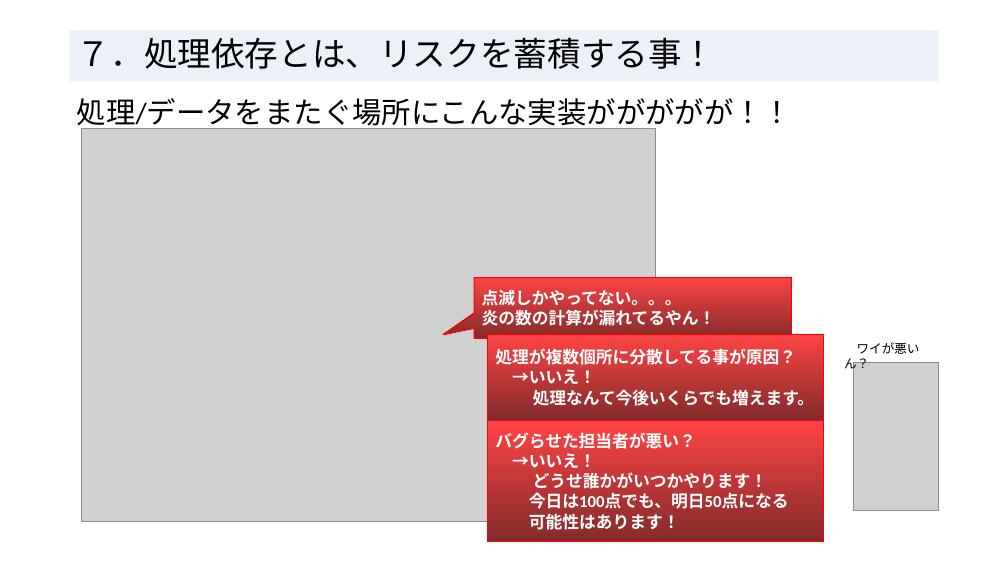
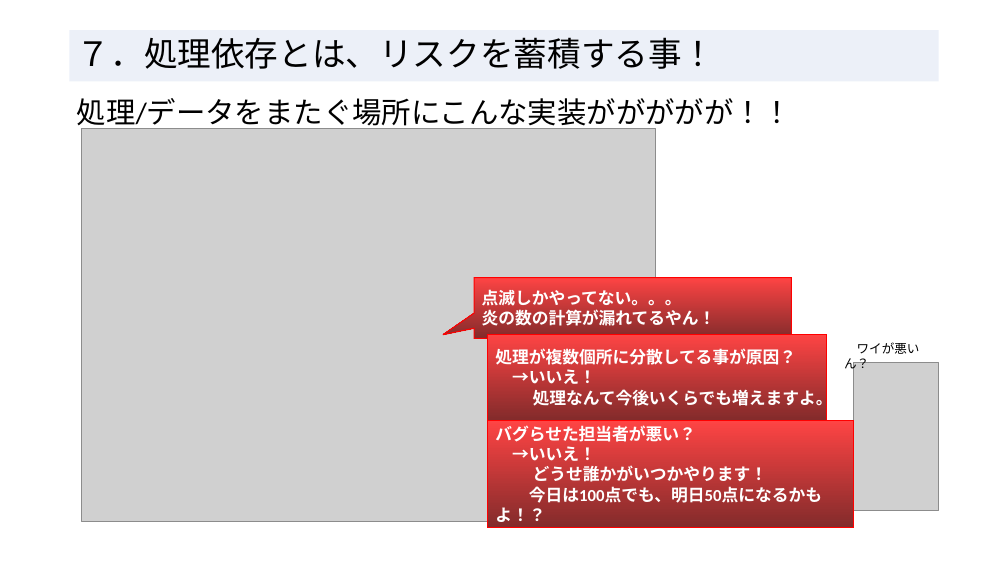
Before and after one commit to RyotoKuroki/QualityDependsOnDataApplication, a slide deck: slide 9 of 処理依存よりデータ依存_エンジニアの輪20250215.pptx. Drawn at 1008x567 pixels with LibreOffice and Linux fonts; fonts in the diff are those of the drawing; grey boxes stand for pictures. Boxes give left, top, right and bottom in pixels: in the first picture for what was removed or moved away, otherwise in the second. Text is boxed around its words. In the diff, an @@ line names an element or a change of style, - is before the commit and + after.

```diff
--- a/処理依存よりデータ依存_エンジニアの輪20250215.pptx
+++ b/処理依存よりデータ依存_エンジニアの輪20250215.pptx
@@ text in speech box at [533,387,833,409]: text changed @@
-処理なんて今後いくらでも増えます。
+処理なんて今後いくらでも増えますよ。
@@ speech box "バグらせた担当者が悪い？": place and size @@
-speech box "バグらせた担当者が悪い？" at [488,421,823,541]
+speech box "バグらせた担当者が悪い？" at [488,421,854,528]
@@ text in speech box at [529,486,822,503]: text changed @@
-今日は100点でも、明日50点になる
-可能性はあります！
+今日は100点でも、明日50点になるかもよ！？
```
Also in this commit, not shown: 1 other slide changed.
